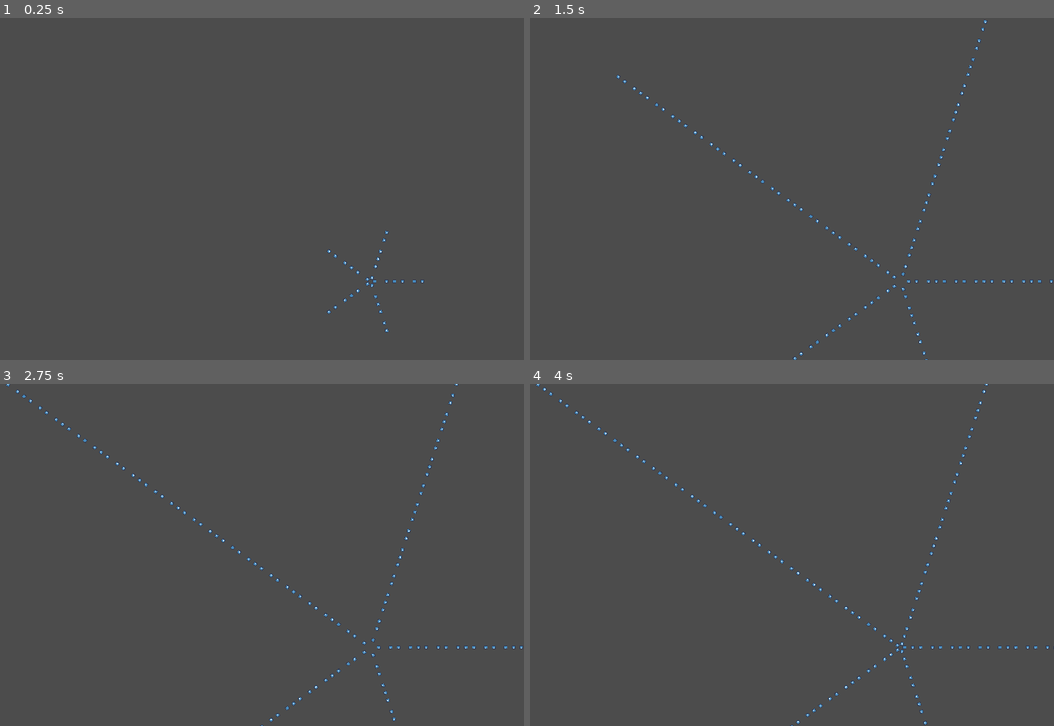
Above: before the commit, frames 1-4 (two rows, left to right).
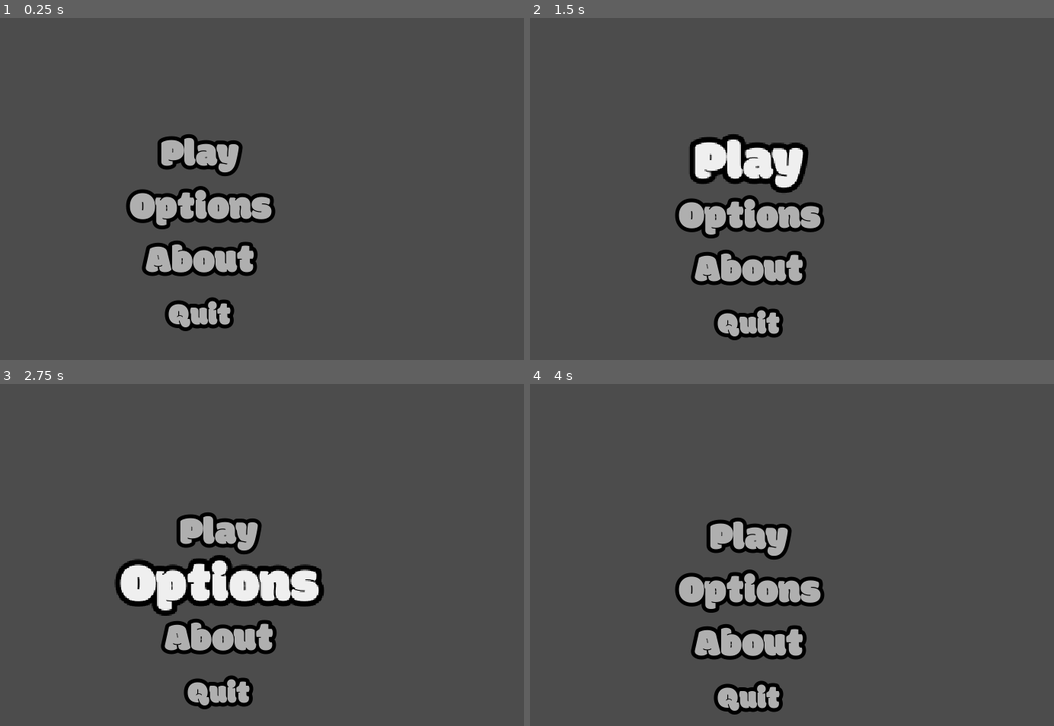
Above: after the commit, the same moments.

Repository: senseibobo/velika-gozba
Game: Godot game, scene res://UI/MainMenu.tscn
The game is run twice, just before and just after one commit, with the same random seed, the same clock (stepped at 60 frames per second) and the same inputs. Before the commit the project starts from res://World/World.tscn.
Inputs (mouse positions are in pixels of both pictures, inside the frame that each line leads up to):
- Up to frame 1 (0.25 s): no input
- Up to frame 2 (1.5 s): click (729, 154) at 0.5 s, where only the run after the commit has a clickable "Play"; click (750, 165) at 1.25 s, where only the run after the commit has a clickable "Play"
- Up to frame 3 (2.75 s): click (220, 582) at 2 s, where only the run after the commit has a clickable "Options"
- Up to frame 4 (4 s): click (750, 640) at 2.75 s, where only the run after the commit has a clickable "About"; click (750, 671) at 3.5 s, where only the run after the commit has a clickable "Back"

The runs differ from the first frame. In frame 1, 6.8% of the frame differs, in the area x 23-81%, y 34-92%; in frame 2, 8.4%; in frame 3, 9.4%, in the area x 1-100%, y 0-100%; in frame 4, 7.1%.

Commit message:
changed default scene to main menu

Diff:
--- a/Game/project.godot
+++ b/Game/project.godot
@@ -33,7 +33,7 @@
 [application]
 
 config/name="velika-gozba"
-run/main_scene="res://World/World.tscn"
+run/main_scene="res://UI/MainMenu.tscn"
 config/icon="res://icon.png"
 
 [autoload]
